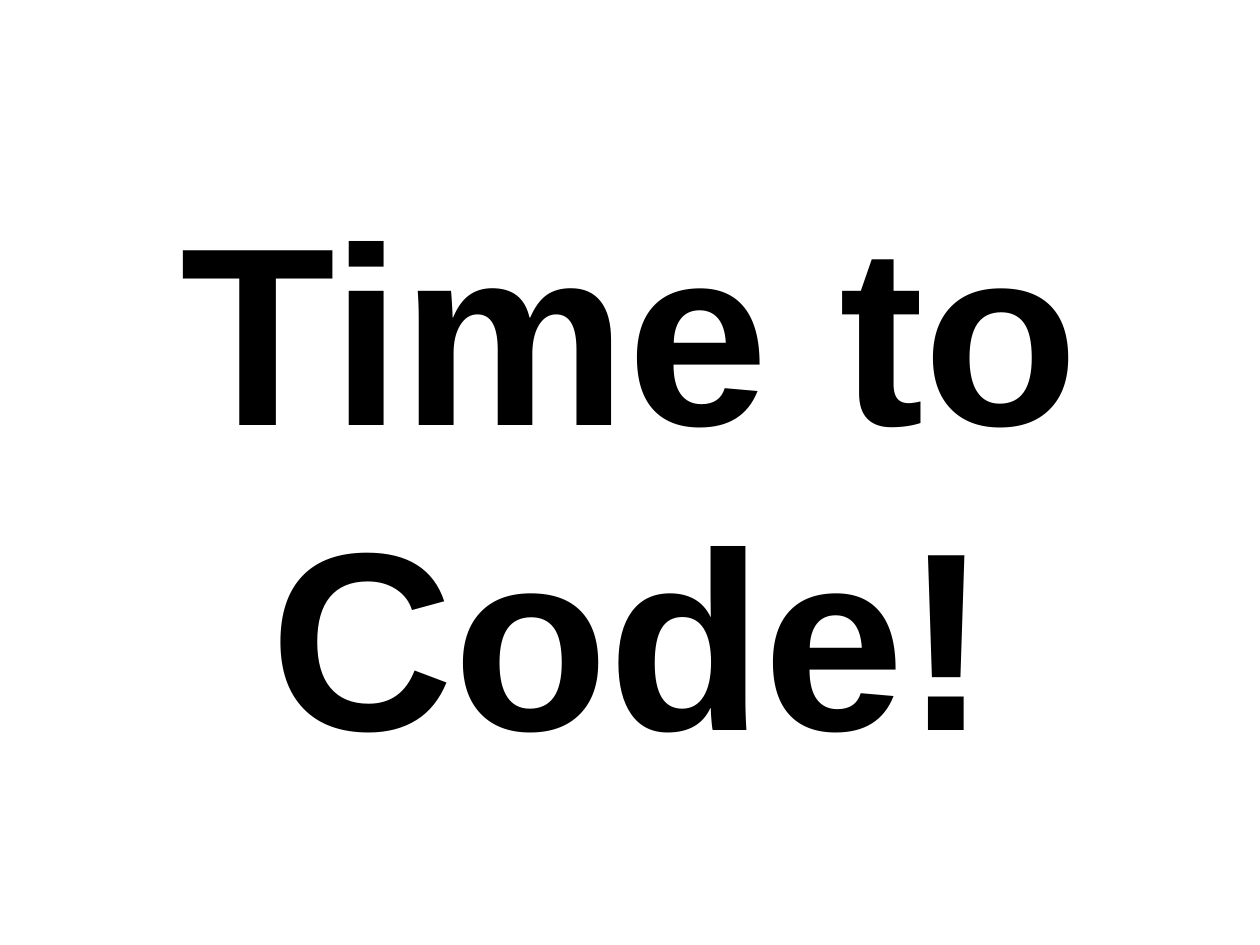
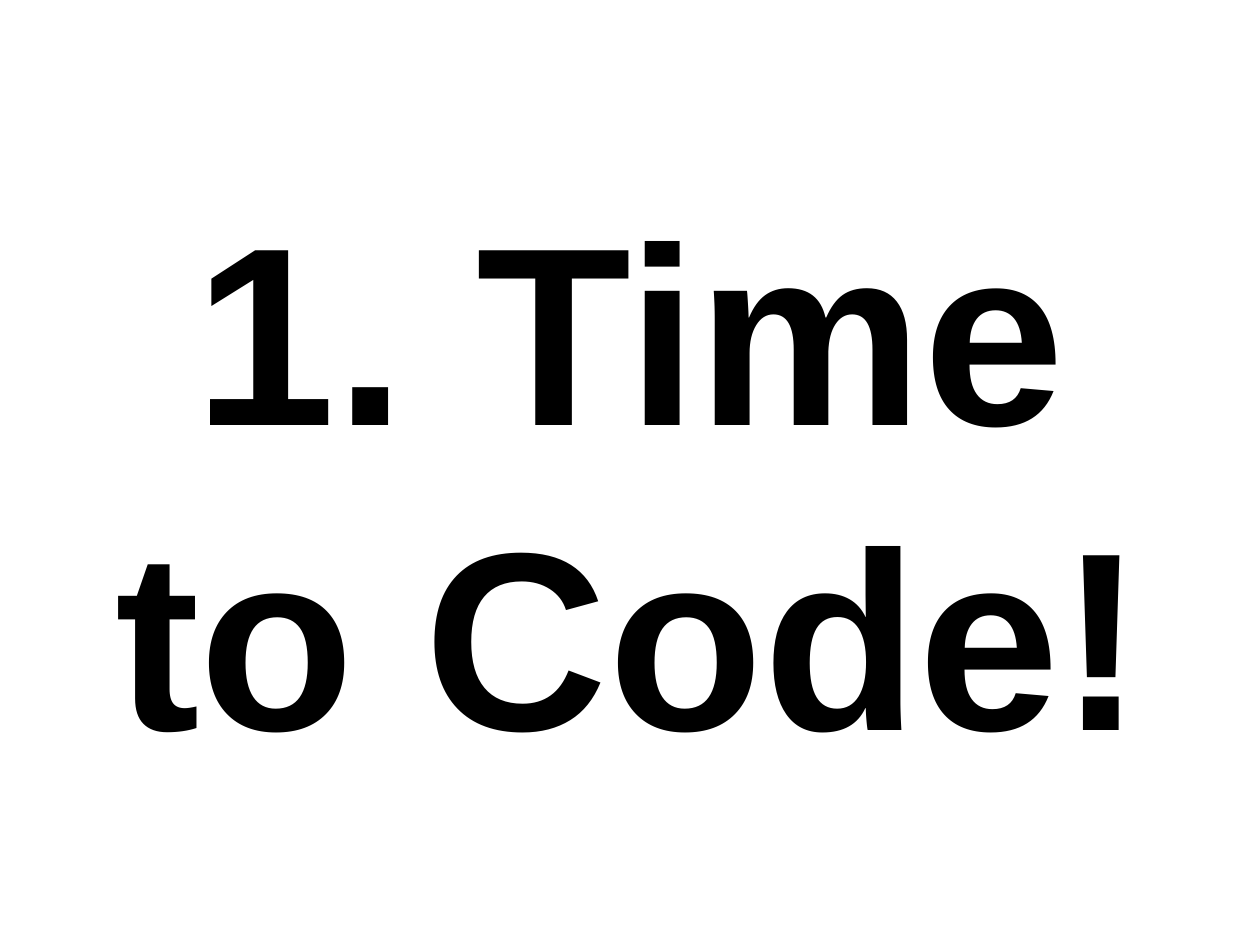
Before and after one commit to thewoolleyman/ci_for_the_rails_guy_or_gal, a slide deck: slide 25 of presentation/ci_for_the_web_2.0_guy_or_gal.odp. Drawn at 1260x945 pixels with LibreOffice and Linux fonts; fonts in the diff are those of the drawing. Boxes give left, top, right and bottom in pixels: in the first picture for what was removed or moved away, otherwise in the second. Text is boxed around its words. In the diff, an @@ line names an element or a change of style, - is before the commit and + after.

```diff
--- a/presentation/ci_for_the_web_2.0_guy_or_gal.odp
+++ b/presentation/ci_for_the_web_2.0_guy_or_gal.odp
@@ title at (115,241,1144,733): text changed @@
-Time to Code!
+1. Time to Code!
```
Also in this commit, not shown: 38 slides added, 1 slide removed.
